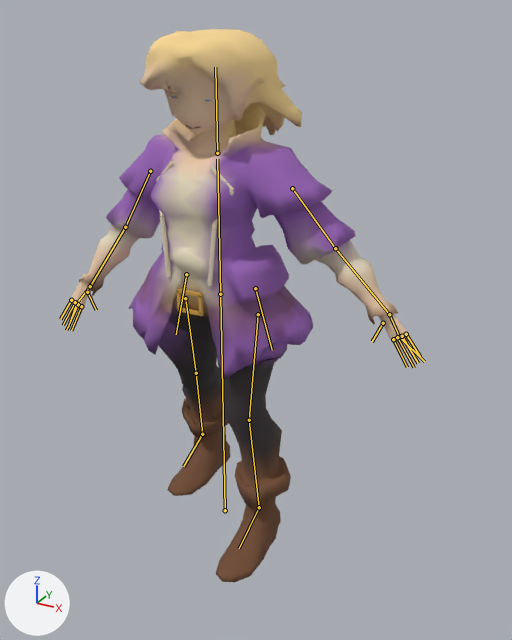
The Blender file assets/source/female/lia_rigged.blend as it was, and as the next commit left it.
Before and after are seen from a 50 mm lens placed at (1.31, -2.1, 1.97), pointed at (0.12, 0.05, 0.89). Arrows for +X, +Y and +Z are at lower left; the lights stay in place. The picture after the commit comes second. Both versions are drawn at frame 13 of the action 'run'; the numbers are the values there. The bones that bend it are drawn over the model as lines.

In view in the first picture: 'BuckleGold', 'BuckleGold.001', 'BuckleGold.002', 'BuckleGold.003', 'CreamPiping', 'CreamPiping.001', 'CreamPiping.002', 'CreamPiping.003', 'CreamPiping.004', 'CreamPiping.005', 'DetailedHandLeft', 'DetailedHandRight', 'LiaBody', 'SmileLine'.
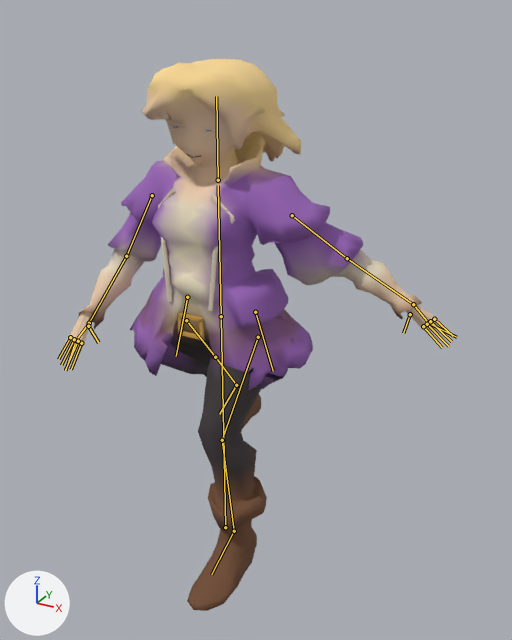
Diff of the bpy script that builds the scene:
```diff
--- a/assets/source/female/lia_rigged.blend.py
+++ b/assets/source/female/lia_rigged.blend.py
@@ bone_root @@
 bone_root = bpy.data.objects['LiaRig'].pose.bones['Root']
-bone_root.location = (0.0, -0.012, 0.0)
+bone_root.location = (0.0, -0.104, 0.0)
@@ bone_armleft @@
 bone_armleft = bpy.data.objects['LiaRig'].pose.bones['ArmLeft']  # child of 'Torso'
-bone_armleft.rotation_euler = (0.175, 0.0, 0.0)  # degrees (10, 0, 0)
+bone_armleft.rotation_euler = (0.489, 0.0, 0.0)  # degrees (28, 0, 0)
@@ bone_armright @@
 bone_armright = bpy.data.objects['LiaRig'].pose.bones['ArmRight']  # child of 'Torso'
-bone_armright.rotation_euler = (-0.175, 0.0, 0.0)  # degrees (-10, 0, 0)
+bone_armright.rotation_euler = (-0.489, 0.0, 0.0)  # degrees (-28, 0, 0)
@@ bone_legleft @@
 bone_legleft = bpy.data.objects['LiaRig'].pose.bones['LegLeft']  # child of 'Root'
-bone_legleft.rotation_euler = (-0.262, 0.0, 0.0)  # degrees (-15, 0, 0)
+bone_legleft.rotation_euler = (-0.75, 0.0, 0.0)  # degrees (-43, 0, 0)
@@ bone_shinleft @@
 bone_shinleft = bpy.data.objects['LiaRig'].pose.bones['ShinLeft']  # child of 'LegLeft'
-bone_shinleft.rotation_euler = (0.262, 0.0, 0.0)  # degrees (15, 0, 0)
+bone_shinleft.rotation_euler = (0.75, 0.0, 0.0)  # degrees (43, 0, 0)
@@ bone_footleft @@
 bone_footleft = bpy.data.objects['LiaRig'].pose.bones['FootLeft']  # child of 'ShinLeft'
-bone_footleft.rotation_euler = (0.0, 0.0, 0.0175)  # degrees (0, 0, 1)
+bone_footleft.rotation_euler = (0.0, 0.0, 0.0349)  # degrees (0, 0, 2)
@@ bone_legright @@
 bone_legright = bpy.data.objects['LiaRig'].pose.bones['LegRight']  # child of 'Root'
-bone_legright.rotation_euler = (0.262, 0.0, 0.0)  # degrees (15, 0, 0)
+bone_legright.rotation_euler = (0.75, 0.0, 0.0)  # degrees (43, 0, 0)
@@ bone_footright @@
 bone_footright = bpy.data.objects['LiaRig'].pose.bones['FootRight']  # child of 'ShinRight'
-bone_footright.rotation_euler = (-0.262, 0.0, -0.0349)  # degrees (-15, 0, -2)
+bone_footright.rotation_euler = (-0.75, 0.0, -0.0698)  # degrees (-43, 0, -4)
@@ bone_coatleft @@
 bone_coatleft = bpy.data.objects['LiaRig'].pose.bones['CoatLeft']  # child of 'Root'
-bone_coatleft.rotation_euler = (0.105, 0.0, 0.0)  # degrees (6, 0, 0)
+bone_coatleft.rotation_euler = (0.14, 0.0, 0.0)  # degrees (8, 0, 0)
@@ bone_coatright @@
 bone_coatright = bpy.data.objects['LiaRig'].pose.bones['CoatRight']  # child of 'Root'
-bone_coatright.rotation_euler = (-0.105, 0.0, 0.0)  # degrees (-6, 0, 0)
+bone_coatright.rotation_euler = (-0.14, 0.0, 0.0)  # degrees (-8, 0, 0)
```

Where the change shows, as pixel boxes (x1, y1, x2, y2) in the pictures (512 x 640 px):
'LiaBody', posed (8% wider)
    before: (79, 29, 398, 582)
    after: (78, 59, 422, 611)
'DetailedHandLeft', posed (20% shorter)
    before: (371, 305, 422, 369)
    after: (403, 298, 455, 349)
'DetailedHandRight', posed (13% wider, 7% taller)
    before: (60, 274, 97, 331)
    after: (57, 309, 99, 370)
'CreamPiping.005', posed
    before: (208, 225, 217, 286)
    after: (208, 252, 217, 311)
'CreamPiping.002', posed
    before: (160, 217, 171, 277)
    after: (161, 243, 172, 302)
'CreamPiping.001', posed
    before: (157, 180, 164, 217)
    after: (158, 206, 166, 243)
bone 'Root', root to tip
    before: (225, 510) to (220, 294)
    after: (225, 527) to (221, 316)
bone 'ArmLeft', root to tip
    before: (292, 188) to (335, 248)
    after: (292, 215) to (347, 258)
bone 'ArmRight', root to tip
    before: (150, 171) to (125, 227)
    after: (152, 195) to (126, 256)
bone 'LegLeft', root to tip
    before: (258, 314) to (249, 420)
    after: (258, 337) to (222, 440)
bone 'ShinLeft', root to tip
    before: (249, 420) to (259, 507)
    after: (222, 440) to (234, 531)
bone 'FootLeft', root to tip
    before: (259, 507) to (239, 548)
    after: (234, 531) to (211, 574)
bone 'LegRight', root to tip
    before: (185, 298) to (196, 373)
    after: (186, 320) to (215, 357)
bone 'FootRight', root to tip
    before: (202, 434) to (183, 466)
    after: (236, 385) to (219, 414)
bone 'CoatLeft', root to tip
    before: (255, 288) to (272, 350)
    after: (255, 312) to (273, 371)
bone 'CoatRight', root to tip
    before: (186, 274) to (176, 334)
    after: (187, 297) to (176, 356)
